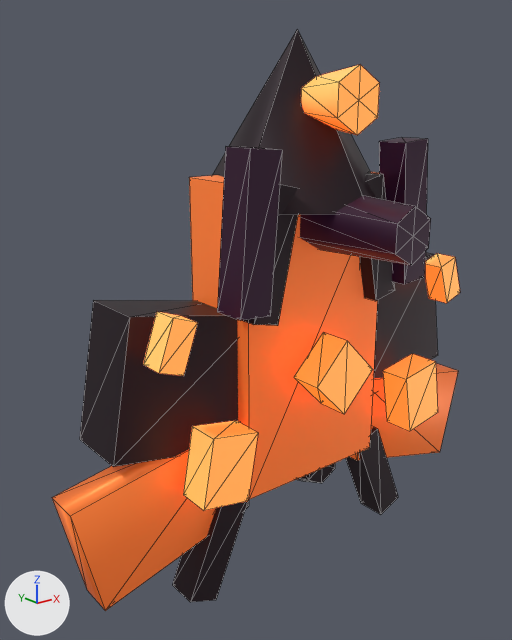
The glTF model public/models/enemies/enemy-sentinel.glb: old version first, new version second.
Rendered twice from a 50 mm lens placed at (-1.129, -1.315, 0.545), pointed at (-0.111, -0.043, 0.036). The lights are fixed; the arrows at lower left show +X, +Y and +Z. The picture after the commit comes second. Mesh edges are drawn as thin lines. Where no turn or scale is listed for an object, it has been applied to the vertices.

Before the edit, the objects in view are built like this:
```python
ob_armor_warning_lens = bpy.data.objects.new('armor_warning_lens', me_mesh_14)
ob_armor_warning_lens.location = (0.0, -0.2, -0.08)
ob_center_cannon_muzzle = bpy.data.objects.new('center_cannon_muzzle', me_mesh_7)
ob_center_cannon_muzzle.location = (0.0, -0.18, 0.54)
ob_heavy_core = bpy.data.objects.new('heavy_core', me_mesh_0)
ob_heavy_core.location = (0.0, -0.03, 0.0)
ob_left_armor_buckle = bpy.data.objects.new('left_armor_buckle', me_mesh_15)
ob_left_armor_buckle.location = (-0.32, -0.18, -0.22)
ob_left_cannon_brace = bpy.data.objects.new('left_cannon_brace', me_mesh_10)
ob_left_cannon_brace.location = (-0.16, -0.15, 0.22)
ob_left_guard_fin = bpy.data.objects.new('left_guard_fin', me_mesh_4)
ob_left_guard_fin.location = (0.0, 0.0, 0.0)
ob_left_warning_tick = bpy.data.objects.new('left_warning_tick', me_mesh_12)
ob_left_warning_tick.location = (-0.43, -0.17, 0.08)
ob_right_armor_buckle = bpy.data.objects.new('right_armor_buckle', me_mesh_16)
ob_right_armor_buckle.location = (0.32, -0.18, -0.22)
ob_right_guard_fin = bpy.data.objects.new('right_guard_fin', me_mesh_5)
ob_right_guard_fin.location = (0.0, 0.0, 0.0)
# also in view: 'right_cannon_brace' at (0.16, -0.15, 0.22); 'right_side_cannon' at (0.24, -0.18, 0.28); 'front_armor' at (0.0, -0.073, 0.5); 'right_shoulder' at (0.34, -0.02, -0.06); 'center_cannon' at (0.0, -0.18, 0.28)
```
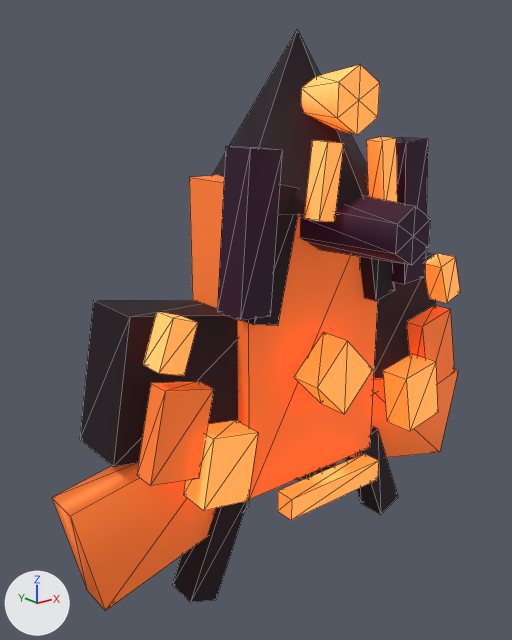
Changed parts and their boxes [x1, y1, x2, y2] in the pictures (512 x 640 px):
'heavy_core', surface changed: [193, 175, 377, 499] in both
'left_shoulder_service_plate', added: after [137, 381, 214, 486]
'left_armor_buckle', surface changed: [183, 421, 258, 510] in both
'right_guard_fin', surface changed: [350, 370, 458, 458] in both
'rear_warning_bar', added (orange): after [278, 454, 378, 520]
'left_cannon_heat_sink_a', added (orange): after [304, 140, 344, 222]
'right_shoulder_service_plate', added: after [406, 305, 454, 384]
'right_cannon_heat_sink_a', added (orange): after [366, 137, 397, 202]

The change, as a list of edits to the scene's bpy script:
```text
Change mat_material_0:
    mat_material_0.roughness: 0.5 -> 0.72
Change mat_material_3:
    mat_material_3.roughness: 0.5 -> 0.72
Add me_mesh_25:
    me_mesh_25.from_pydata(...)  # a box spanning x -0.15..0.15, y -0.025..0.025, z -0.028..0.028
    me_mesh_25.materials.append(mat_material_3)  # orange #ffcf7a, glowing orange #ff5c14
Add me_mesh_24:
    me_mesh_24.from_pydata([(0.037, -0.028, 0.111), (0.037, 0.028, 0.111), (0.08, -0.028, -0.084), (0.08, 0.028, -0.084), (-0.08, 0.028, 0.084), (-0.08, -0.028, 0.084), (-0.037, 0.028, -0.111), (-0.037, -0.028, -0.111)], [], [(0, 2, 1), (2, 3, 1), (4, 6, 5), (6, 7, 5), (4, 5, 1), (5, 0, 1), (7, 6, 2), (6, 3, 2), (5, 7, 0), (7, 2, 0), (1, 3, 4), (3, 6, 4)])
    me_mesh_24.materials.append(mat_material_0)  # orange #ff8a3d, glowing brown #8f3512
Add me_mesh_23:
    me_mesh_23.from_pydata([(0.08, -0.028, 0.084), (0.08, 0.028, 0.084), (0.037, -0.028, -0.111), (0.037, 0.028, -0.111), (-0.037, 0.028, 0.111), (-0.037, -0.028, 0.111), (-0.08, 0.028, -0.084), (-0.08, -0.028, -0.084)], [], [(0, 2, 1), (2, 3, 1), (4, 6, 5), (6, 7, 5), (4, 5, 1), (5, 0, 1), (7, 6, 2), (6, 3, 2), (5, 7, 0), (7, 2, 0), (1, 3, 4), (3, 6, 4)])
    me_mesh_23.materials.append(mat_material_0)  # orange #ff8a3d, glowing brown #8f3512
Add me_mesh_22:
    me_mesh_22.from_pydata([(0.013, -0.022, 0.082), (0.013, 0.022, 0.082), (0.032, -0.022, -0.077), (0.032, 0.022, -0.077), (-0.032, 0.022, 0.077), (-0.032, -0.022, 0.077), (-0.013, 0.022, -0.082), (-0.013, -0.022, -0.082)], [], [(0, 2, 1), (2, 3, 1), (4, 6, 5), (6, 7, 5), (4, 5, 1), (5, 0, 1), (7, 6, 2), (6, 3, 2), (5, 7, 0), (7, 2, 0), (1, 3, 4), (3, 6, 4)])
    me_mesh_22.materials.append(mat_material_3)  # orange #ffcf7a, glowing orange #ff5c14
Add me_mesh_21:
    me_mesh_21.from_pydata([(0.032, -0.022, 0.077), (0.032, 0.022, 0.077), (0.013, -0.022, -0.082), (0.013, 0.022, -0.082), (-0.013, 0.022, 0.082), (-0.013, -0.022, 0.082), (-0.032, 0.022, -0.077), (-0.032, -0.022, -0.077)], [], [(0, 2, 1), (2, 3, 1), (4, 6, 5), (6, 7, 5), (4, 5, 1), (5, 0, 1), (7, 6, 2), (6, 3, 2), (5, 7, 0), (7, 2, 0), (1, 3, 4), (3, 6, 4)])
    me_mesh_21.materials.append(mat_material_3)  # orange #ffcf7a, glowing orange #ff5c14
Add ob_rear_warning_bar:
    ob_rear_warning_bar = bpy.data.objects.new('rear_warning_bar', me_mesh_25)
    ob_rear_warning_bar.location = (0.0, -0.2, -0.38)
Add ob_right_shoulder_service_plate:
    ob_right_shoulder_service_plate = bpy.data.objects.new('right_shoulder_service_plate', me_mesh_24)
    ob_right_shoulder_service_plate.location = (0.42, -0.16, -0.12)
Add ob_left_shoulder_service_plate:
    ob_left_shoulder_service_plate = bpy.data.objects.new('left_shoulder_service_plate', me_mesh_23)
    ob_left_shoulder_service_plate.location = (-0.42, -0.16, -0.12)
Add ob_right_cannon_heat_sink_a:
    ob_right_cannon_heat_sink_a = bpy.data.objects.new('right_cannon_heat_sink_a', me_mesh_22)
    ob_right_cannon_heat_sink_a.location = (0.09, -0.24, 0.38)
Add ob_left_cannon_heat_sink_a:
    ob_left_cannon_heat_sink_a = bpy.data.objects.new('left_cannon_heat_sink_a', me_mesh_21)
    ob_left_cannon_heat_sink_a.location = (-0.09, -0.24, 0.38)
```
